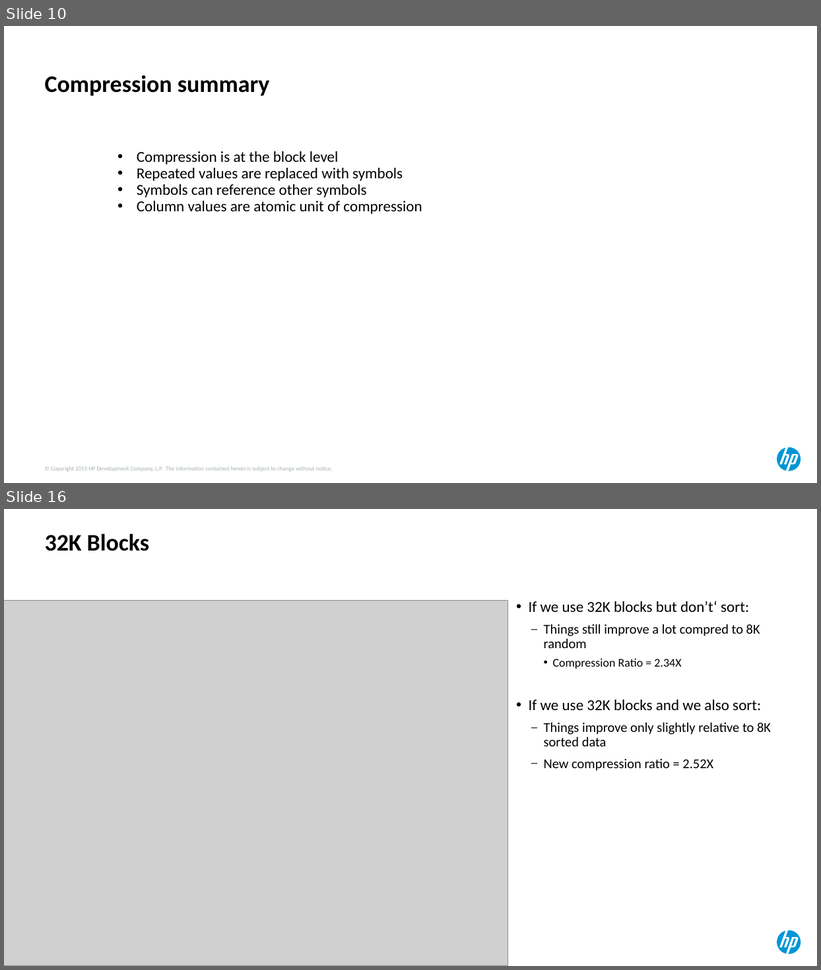
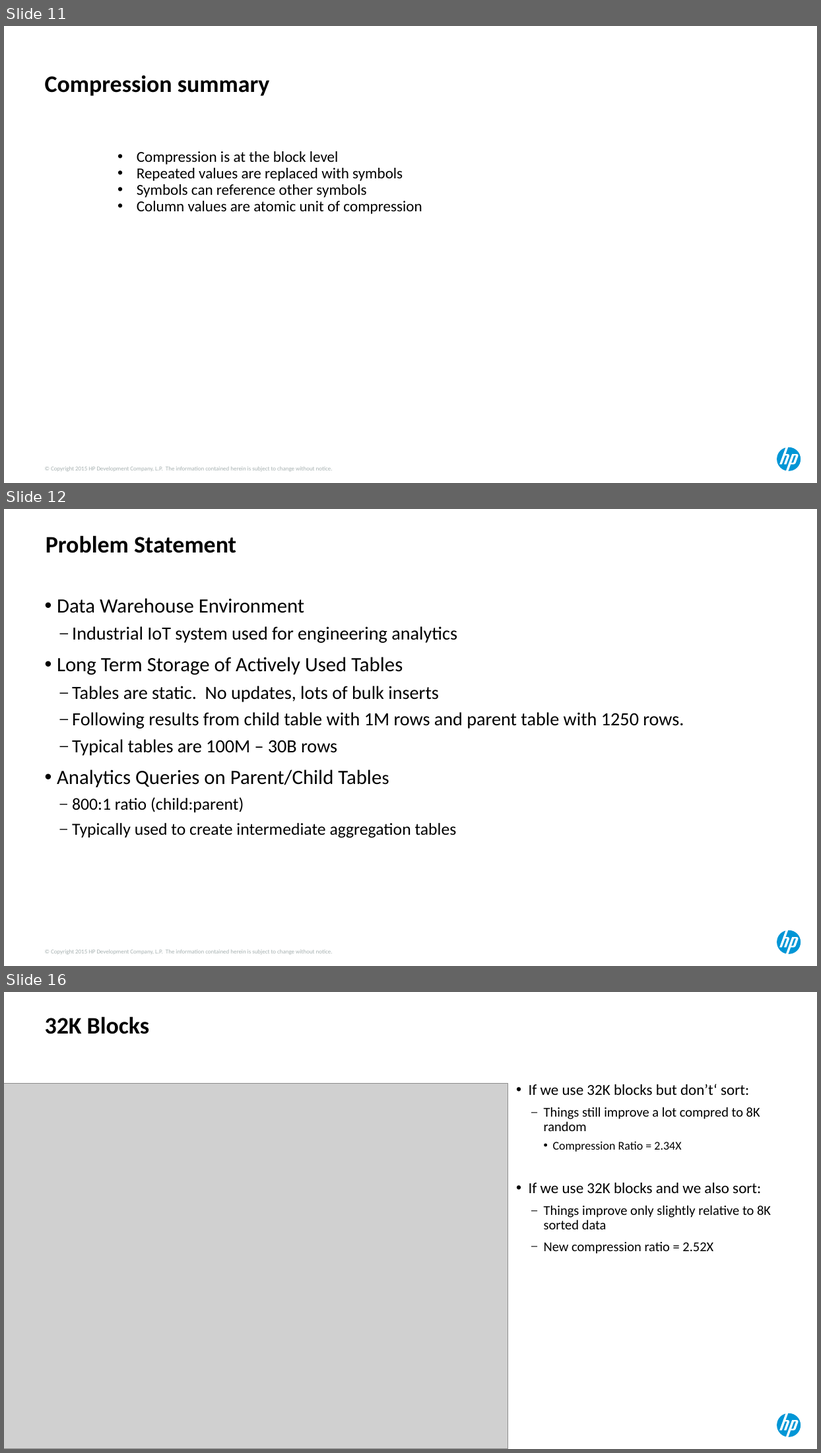
Before and after one commit to Dyland28/HP-Data-Compression, a slide deck: compression_sand_weiss_hotsos_2018.pptx. Shown one above the other, each under a label of ours: slides 10 and 16 before the commit, slides 11, 12 and 16 after it; the slides between them are not shown. The pictures are 821x970 and 821x1453 pixels, drawn with LibreOffice and Linux fonts; fonts in the diff are those of the drawing; grey boxes stand for pictures. Boxes give left, top, right and bottom in pixels: in the first picture for what was removed or moved away, otherwise in the second. Text is boxed around its words. In the diff, an @@ line names an element or a change of style, - is before the commit and + after.

```diff
--- a/compression_sand_weiss_hotsos_2018.pptx
+++ b/compression_sand_weiss_hotsos_2018.pptx
@@ slide 12 added at (4, 509, 817, 966), background #FFFFFF; not listed: 2 template elements that a slide beside it also shows @@
@@ title added at (46, 535, 236, 553), 28 pt, text #000000, bold @@
+Problem Statement
@@ text added at (57, 598, 684, 838), 22 pt, text #000000 @@
+• Data Warehouse Environment
+  – Industrial IoT system used for engineering analytics
+• Long Term Storage of Actively Used Tables
+  – Tables are static. No updates, lots of bulk inserts
+  – Following results from child table with 1M rows and parent table with 1250 rows.
+  – Typical tables are 100M – 30B rows
+• Analytics Queries on Parent/Child Tables
+  – 800:1 ratio (child:parent)
+  – Typically used to create intermediate aggregation tables
@@ what was slide 10 is now slide 11 @@
```
Also in this commit, not shown: 5 slides changed, 2 other slides added, 2 slides removed.
